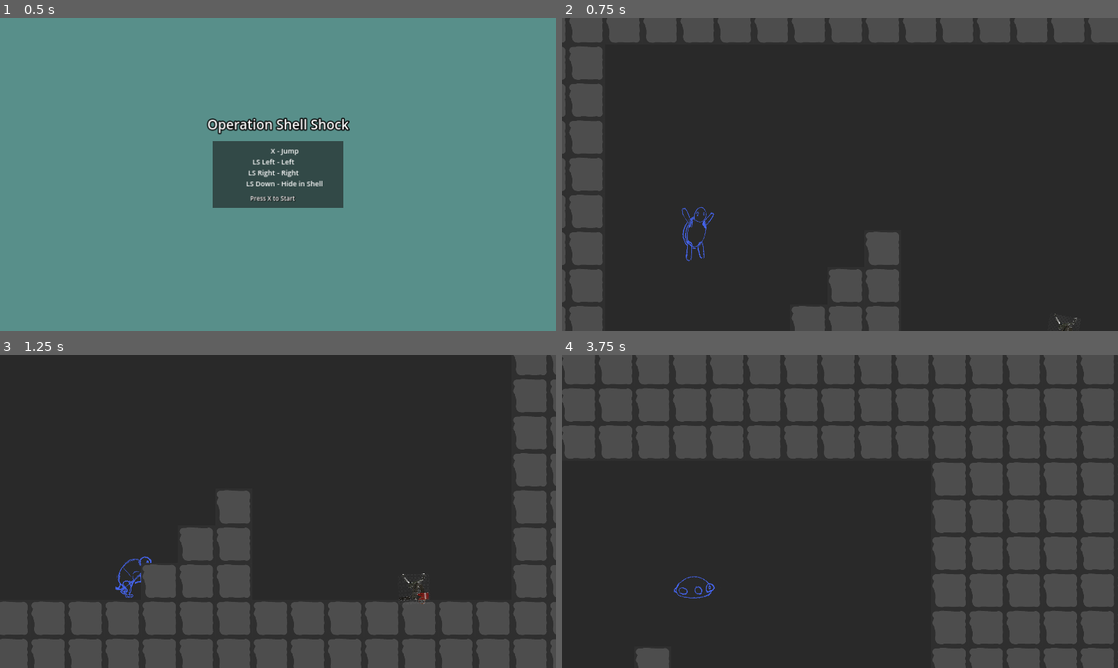
Above: before the commit, frames 1-4 (two rows, left to right).
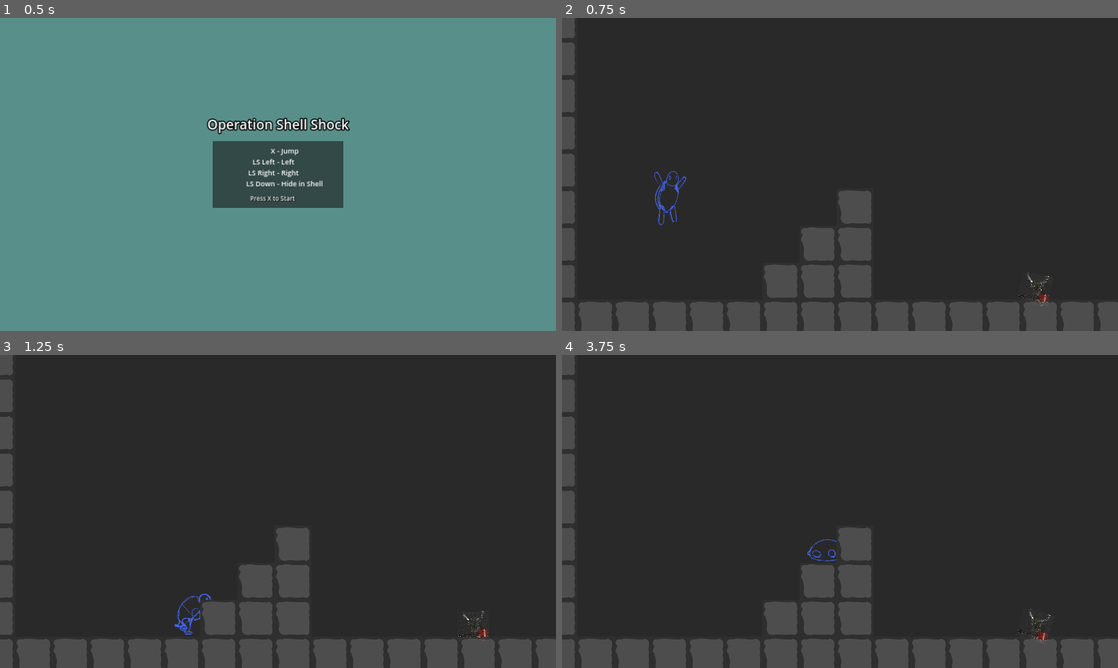
Above: after the commit, the same moments.

Repository: isterkvarn/operation_shell_shock
Game: Godot game, scene res://menus/main_menu/main_menu.tscn
Two runs of this game, one before a commit and one after it. Both use one fixed random seed, a clock stepped at 60 frames per second and the inputs below.
Inputs:
- Up to frame 1 (0.5 s): no input
- Up to frame 2 (0.75 s): tap X at 0.5 s; hold D (ss_right) from 0.53 s (still down); tap Enter (ui_accept) at 0.6 s
- Up to frame 3 (1.25 s): keep holding D (ss_right); tap W (ss_jump) at 0.77 s
- Up to frame 4 (3.75 s): tap J (switch_state) at 1.35 s; tap W (ss_jump) at 1.52, 3.02 s; tap Enter (ui_accept) at 1.55, 2.1, 2.85 s; release D (ss_right) at 2.03 s; hold A (ss_left) 2.03-2.78 s; hold D (ss_right) from 2.78 s (still down); hold J (switch_state) from 3.53 s (still down)

Frame 1 is identical in both runs. In frame 2, 22% of the frame differs, in the area x 0-100%, y 0-100%; in frame 3, 21%; in frame 4, 50%.

Commit message:
updated player.gd default values

Diff:
--- a/levels/demo_level.tscn
+++ b/levels/demo_level.tscn
@@ -31,9 +31,7 @@
 out_of_shell_speed = 2600.0
 in_shell_speed = 300.0
 jump_velocity = 3000.0
-up_gravity_non_hold = 180
-up_gravity_hold = 90
-down_gravity = 220
+down_gravity = 100.0
 ground_friction = 1500
 
 [node name="Camera2D" parent="Player" index="3"]
--- a/main.tscn
+++ b/main.tscn
@@ -1,8 +1,86 @@
-[gd_scene load_steps=4 format=3 uid="uid://bbxjo0ahjdkgf"]
+[gd_scene load_steps=18 format=3 uid="uid://bbxjo0ahjdkgf"]
 
+[ext_resource type="Script" path="res://player/player.gd" id="1_ah3e5"]
+[ext_resource type="Texture2D" uid="uid://3opi8sfsssde" path="res://player/sprites/IMG_0025.png" id="2_6k1hc"]
 [ext_resource type="TileSet" uid="uid://bedk88rsh40um" path="res://environment/environment_tile_set.tres" id="2_yhn5h"]
 [ext_resource type="PackedScene" uid="uid://cdvwoinmougxm" path="res://turret/turret.tscn" id="3_daio0"]
-[ext_resource type="PackedScene" uid="uid://dgqbp3gw4ud44" path="res://player/player.tscn" id="3_stjco"]
+[ext_resource type="Texture2D" uid="uid://dcxthgflxtaff" path="res://player/sprites/IMG_0020.png" id="3_wmqpp"]
+[ext_resource type="Texture2D" uid="uid://b835xohb4wo5a" path="res://player/sprites/IMG_0021.png" id="4_p2yji"]
+[ext_resource type="Texture2D" uid="uid://yowfsaxn0011" path="res://player/sprites/IMG_0022.png" id="5_w41pw"]
+[ext_resource type="Texture2D" uid="uid://t40hv4agic0o" path="res://player/sprites/IMG_0023.png" id="6_v8o8v"]
+[ext_resource type="Texture2D" uid="uid://ce3mg1sqqeyrx" path="res://player/sprites/IMG_0026.png" id="7_fw5hv"]
+[ext_resource type="Texture2D" uid="uid://br11c0g5h2gta" path="res://player/sprites/IMG_0016.png" id="8_h5t63"]
+[ext_resource type="Texture2D" uid="uid://cts1wsu4b72y6" path="res://player/sprites/IMG_0017.png" id="9_2y6p8"]
+[ext_resource type="Texture2D" uid="uid://bxyfwgmrohkrg" path="res://player/sprites/IMG_0018.png" id="10_i8628"]
+[ext_resource type="Texture2D" uid="uid://1ovqpurqh5nh" path="res://player/sprites/IMG_0019.png" id="11_2x0ja"]
+[ext_resource type="Texture2D" uid="uid://drnon0h4pabx6" path="res://player/sprites/IMG_0029.png" id="12_mql0e"]
+
+[sub_resource type="SpriteFrames" id="SpriteFrames_41rp2"]
+animations = [{
+"frames": [{
+"duration": 1.0,
+"texture": ExtResource("2_6k1hc")
+}],
+"loop": true,
+"name": &"fall",
+"speed": 5.0
+}, {
+"frames": [{
+"duration": 1.0,
+"texture": ExtResource("3_wmqpp")
+}, {
+"duration": 1.0,
+"texture": ExtResource("4_p2yji")
+}, {
+"duration": 1.0,
+"texture": ExtResource("5_w41pw")
+}, {
+"duration": 1.0,
+"texture": ExtResource("6_v8o8v")
+}],
+"loop": true,
+"name": &"idel",
+"speed": 5.0
+}, {
+"frames": [{
+"duration": 1.0,
+"texture": ExtResource("7_fw5hv")
+}],
+"loop": true,
+"name": &"jump",
+"speed": 5.0
+}, {
+"frames": [{
+"duration": 1.0,
+"texture": ExtResource("8_h5t63")
+}, {
+"duration": 1.0,
+"texture": ExtResource("9_2y6p8")
+}, {
+"duration": 1.0,
+"texture": ExtResource("10_i8628")
+}, {
+"duration": 1.0,
+"texture": ExtResource("11_2x0ja")
+}],
+"loop": true,
+"name": &"run",
+"speed": 5.0
+}, {
+"frames": [{
+"duration": 1.0,
+"texture": ExtResource("12_mql0e")
+}],
+"loop": false,
+"name": &"shell",
+"speed": 15.0
+}]
+
+[sub_resource type="RectangleShape2D" id="RectangleShape2D_05reo"]
+size = Vector2(64, 140)
+
+[sub_resource type="RectangleShape2D" id="RectangleShape2D_fo7p5"]
+size = Vector2(64, 50)
 
 [node name="Main" type="Node2D"]
 
@@ -13,9 +91,29 @@
 offset_bottom = 2868.0
 color = Color(0.160784, 0.160784, 0.160784, 1)
 
-[node name="Player" parent="." instance=ExtResource("3_stjco")]
+[node name="Camera2D" type="Camera2D" parent="."]
+position = Vector2(908, 591)
+
+[node name="Player" type="CharacterBody2D" parent="." groups=["player"]]
 unique_name_in_owner = true
 position = Vector2(214, 725)
+script = ExtResource("1_ah3e5")
+
+[node name="AnimatedSprite2D" type="AnimatedSprite2D" parent="Player"]
+position = Vector2(0, -102)
+scale = Vector2(0.4, 0.4)
+sprite_frames = SubResource("SpriteFrames_41rp2")
+animation = &"shell"
+autoplay = "idel"
+
+[node name="CollisionShapeOut" type="CollisionShape2D" parent="Player"]
+position = Vector2(0, -70)
+shape = SubResource("RectangleShape2D_05reo")
+
+[node name="CollisionShapeIn" type="CollisionShape2D" parent="Player"]
+position = Vector2(0, -25)
+shape = SubResource("RectangleShape2D_fo7p5")
+disabled = true
 
 [node name="TileMap" type="TileMap" parent="."]
 tile_set = ExtResource("2_yhn5h")
--- a/player/player.gd
+++ b/player/player.gd
@@ -2,11 +2,11 @@
 
 
 @export var out_of_shell_speed = 800.0
-@export var in_shell_speed = 800.0
+@export var in_shell_speed = 400.0
 @export var jump_velocity = 1600.0
-@export var up_gravity_non_hold = 40
-@export var up_gravity_hold = 40
-@export var down_gravity = 40
+@export var up_gravity_non_hold = 60.0
+@export var up_gravity_hold = 60.0
+@export var down_gravity = 100.0
 @export var coyote_time = 0.1
 @export var ground_friction = 5
 
--- a/player/player.tscn
+++ b/player/player.tscn
@@ -82,7 +82,6 @@
 
 [node name="Player" type="CharacterBody2D" groups=["player"]]
 script = ExtResource("1_w07mu")
-down_gravity = 60
 
 [node name="AnimatedSprite2D" type="AnimatedSprite2D" parent="."]
 position = Vector2(0, -102)
